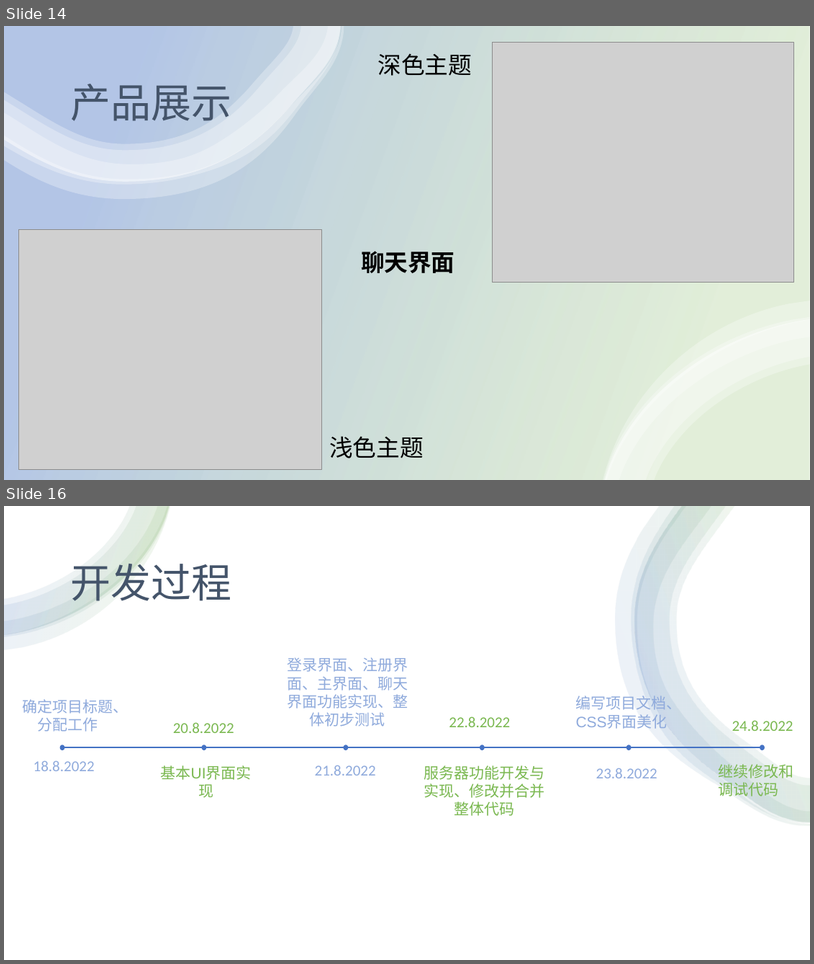
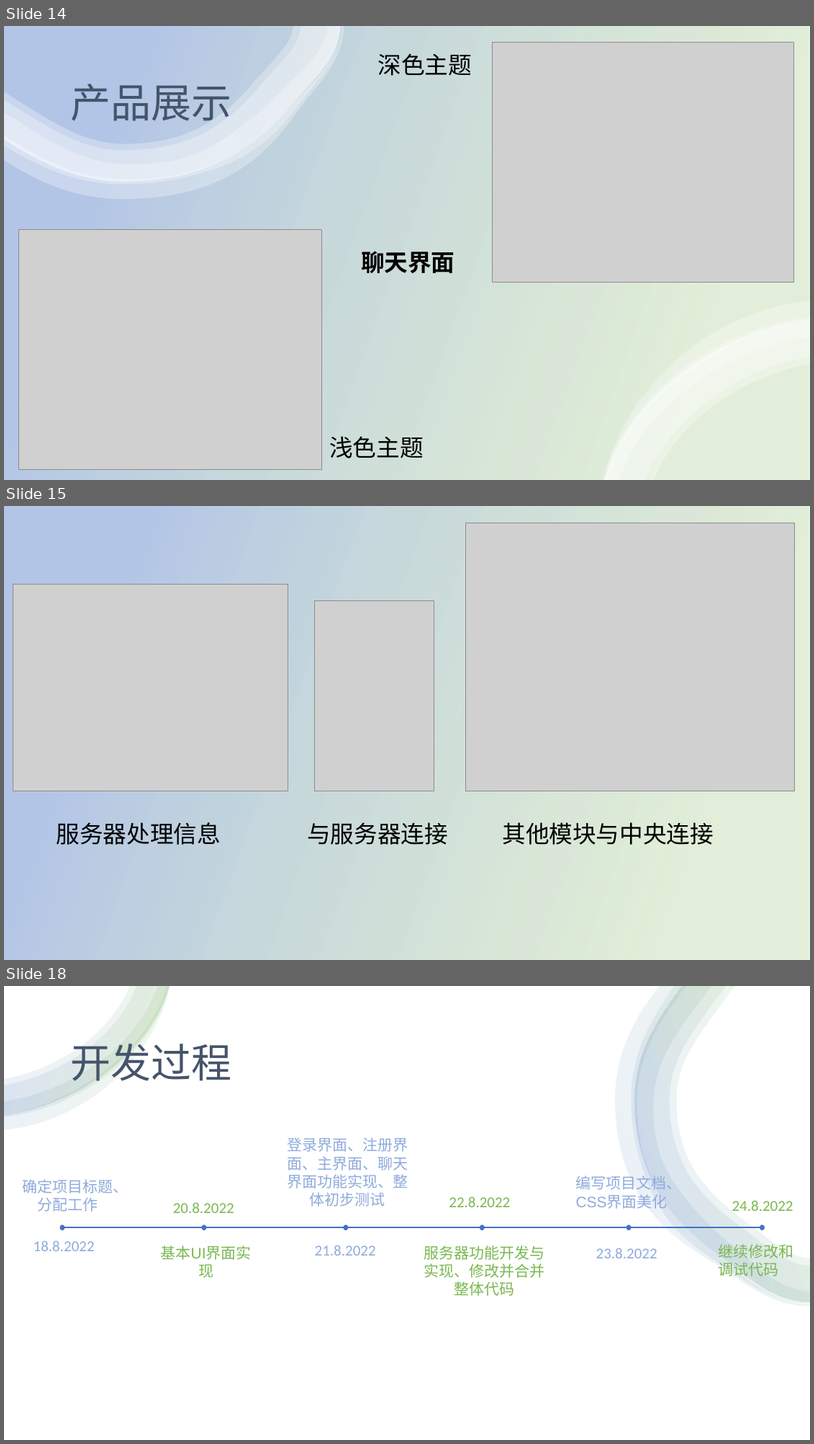
Before and after one commit to SeeChen/LCS_lanChatSoftware, a slide deck: LCS-实时通讯软件5组/LCS实时通讯软件.pptx. Shown one above the other, each under a label of ours: slides 14 and 16 before the commit, slides 14, 15 and 18 after it; the slides between them are not shown. The pictures are 814x964 and 814x1444 pixels, drawn with LibreOffice and Linux fonts; fonts in the diff are those of the drawing; grey boxes stand for pictures. Boxes give left, top, right and bottom in pixels: in the first picture for what was removed or moved away, otherwise in the second. Text is boxed around its words. In the diff, an @@ line names an element or a change of style, - is before the commit and + after.

```diff
--- a/LCS-实时通讯软件5组/LCS实时通讯软件.pptx
+++ b/LCS-实时通讯软件5组/LCS实时通讯软件.pptx
@@ slide 15 added at (x1=4, y1=506, x2=810, y2=960), background #FFFFFF @@
@@ rectangle added at (x1=4, y1=506, x2=810, y2=960), fill gradient #70AD47 to #4472C4 @@
@@ picture added at (x1=466, y1=523, x2=795, y2=790) @@
@@ picture added at (x1=13, y1=584, x2=288, y2=791) @@
@@ picture added at (x1=314, y1=601, x2=434, y2=791) @@
@@ text added at (x1=57, y1=822, x2=221, y2=844), 28 pt, text #000000 @@
+服务器处理信息
@@ text added at (x1=307, y1=822, x2=448, y2=844), 28 pt, text #000000 @@
+与服务器连接
@@ text added at (x1=502, y1=822, x2=714, y2=844), 28 pt, text #000000 @@
+其他模块与中央连接
@@ what was slide 16 is now slide 18 @@
```
Also in this commit, not shown: 4 slides changed, 1 other slide added, 2 other files.
